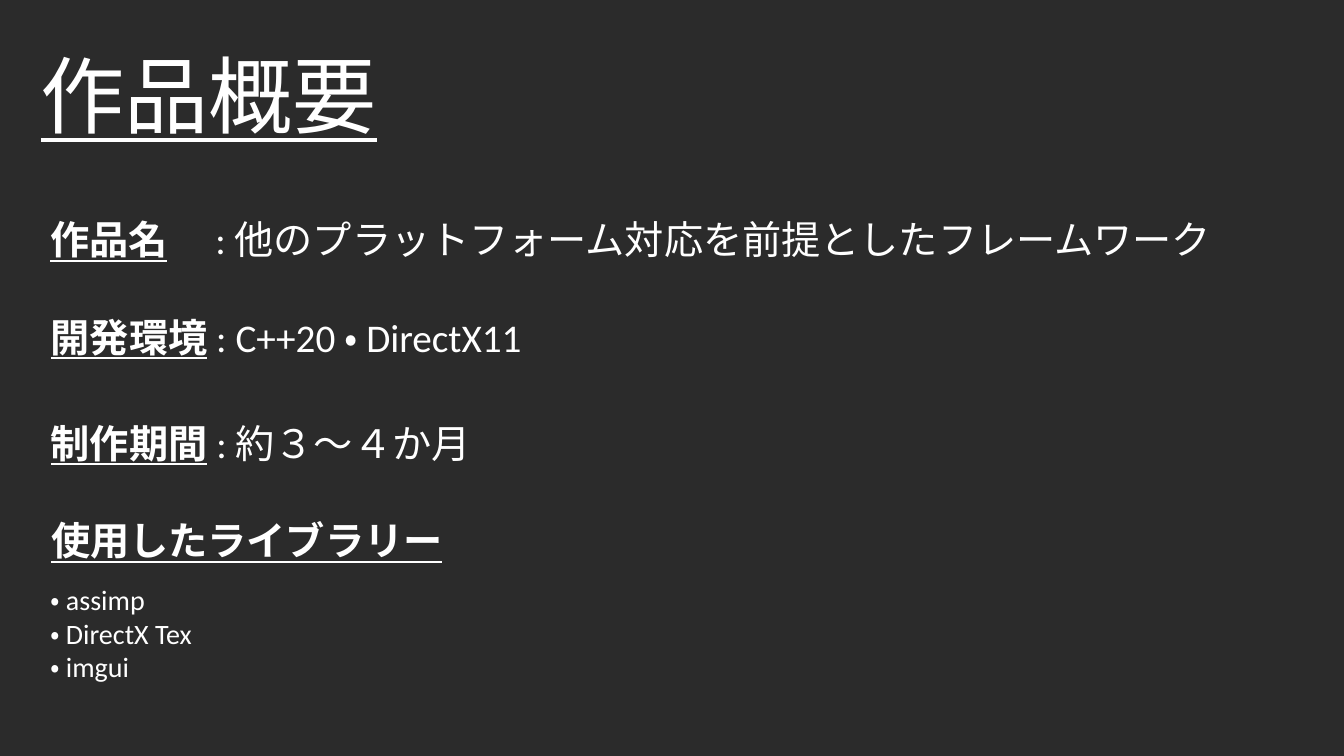
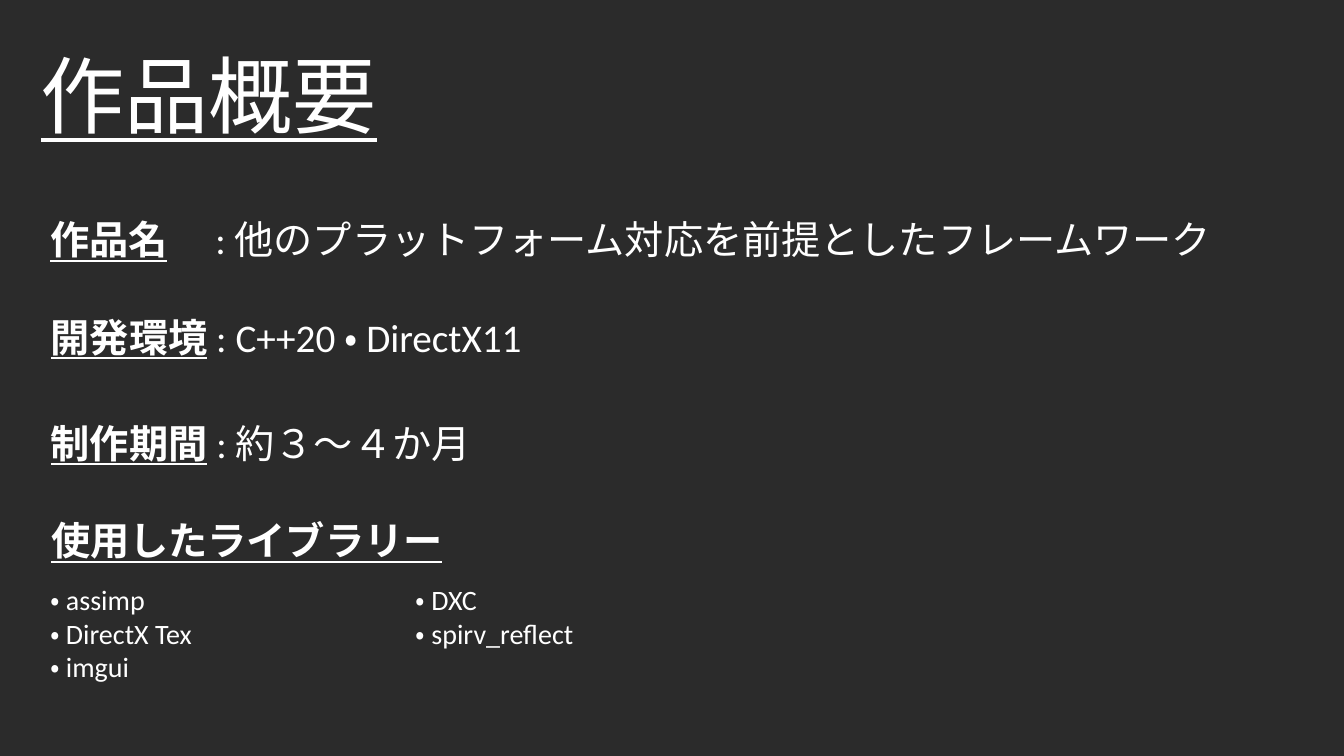
Before and after one commit to Takeshi0106/Action_Game, a slide deck: slide 4 of 03_個人製作_フレームワーク_作品詳細資料.pptx (slide 3 before the commit). Drawn at 1344x756 pixels with LibreOffice and Linux fonts; fonts in the diff are those of the drawing; background and template pictures are left out; a plain dark background stands for a picture behind light text. Boxes give left, top, right and bottom in pixels: in the first picture for what was removed or moved away, otherwise in the second. Text is boxed around its words. In the diff, an @@ line names an element or a change of style, - is before the commit and + after.

```diff
--- a/03_個人製作_フレームワーク_作品詳細資料.pptx
+++ b/03_個人製作_フレームワーク_作品詳細資料.pptx
@@ text added at (416,592,573,649), 20 pt, text #FFFFFF @@
+・ DXC
+・ spirv_reflect
```
Also in this commit, not shown: 11 other slides changed, 12 slides added, 2 slides removed.
